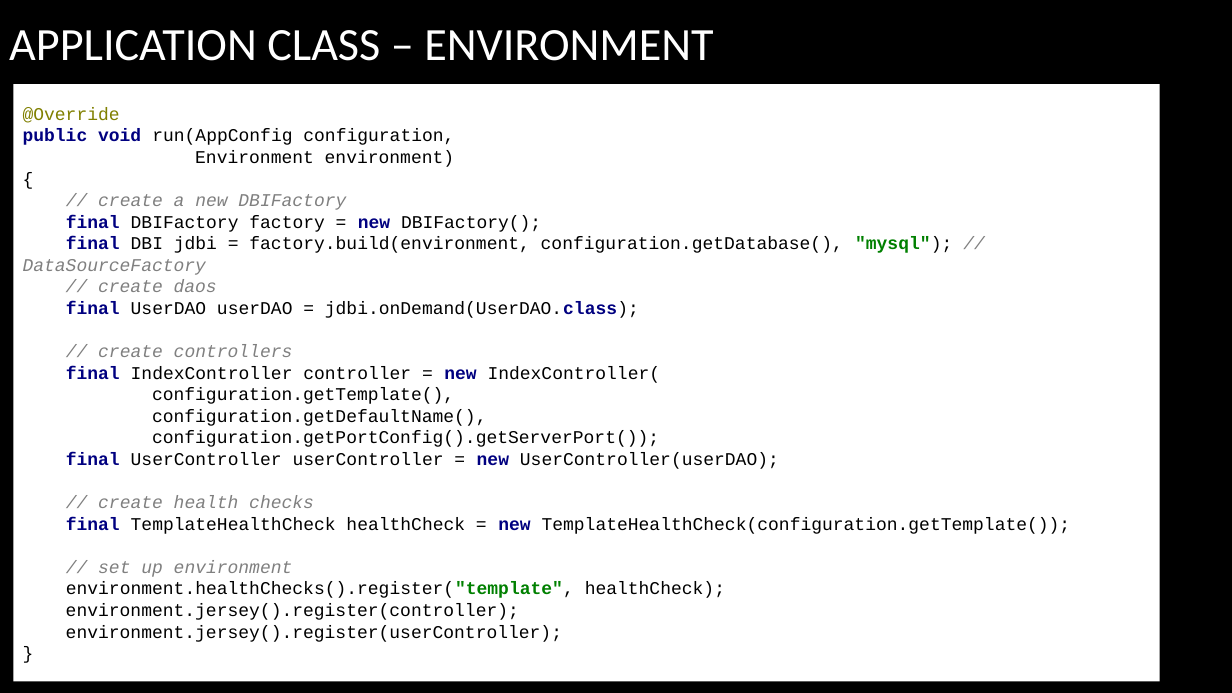
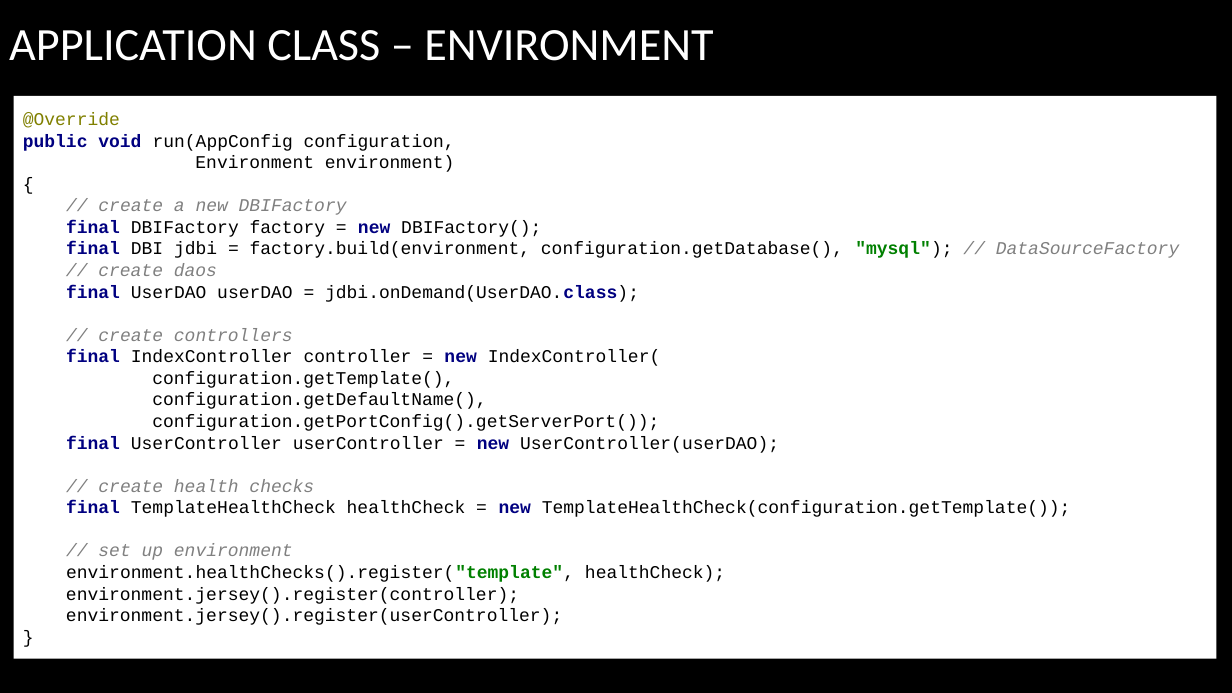
Before and after one commit to arenat/wiza_1, a slide deck: slide 19 of wiza.pptx (slide 18 before the commit). Drawn at 1232x693 pixels with LibreOffice and Linux fonts; fonts in the diff are those of the drawing; background and template pictures are left out. Boxes give left, top, right and bottom in pixels: in the first picture for what was removed or moved away, otherwise in the second. Text is boxed around its words. In the diff, an @@ line names an element or a change of style, - is before the commit and + after.

```diff
--- a/wiza.pptx
+++ b/wiza.pptx
@@ rectangle "@Override public void run(AppConfig configuration, ...": place and size @@
-rectangle "@Override public void run(AppConfig configuration, ..." at (13, 84, 1160, 681)
+rectangle "@Override public void run(AppConfig configuration, ..." at (14, 96, 1217, 659)
```
Also in this commit, not shown: 55 other slides changed, 3 slides added, 1 other file.
